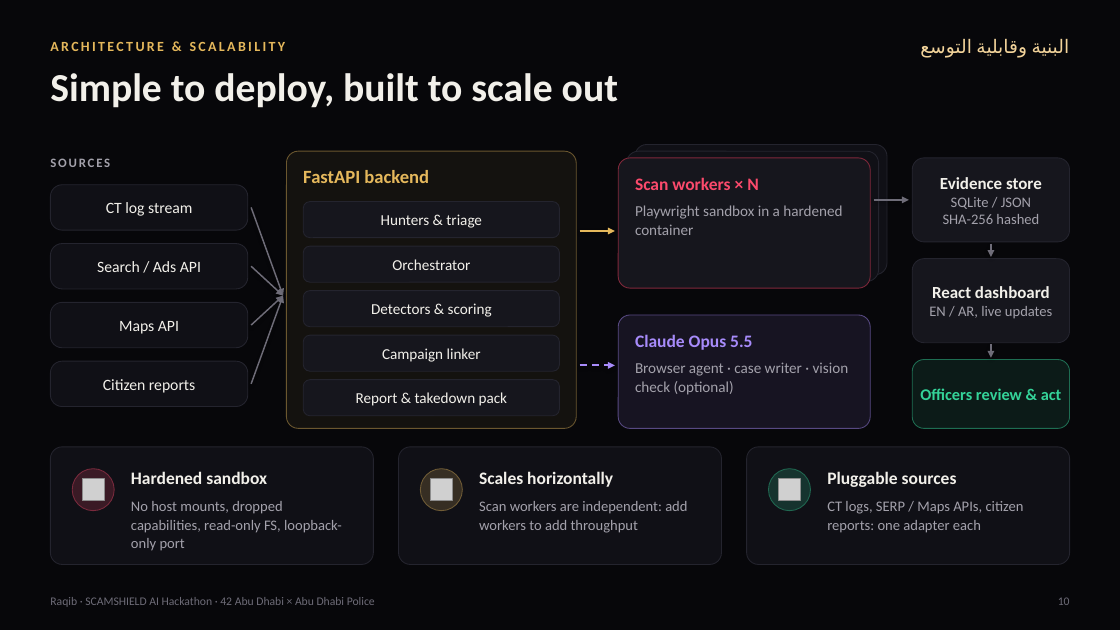
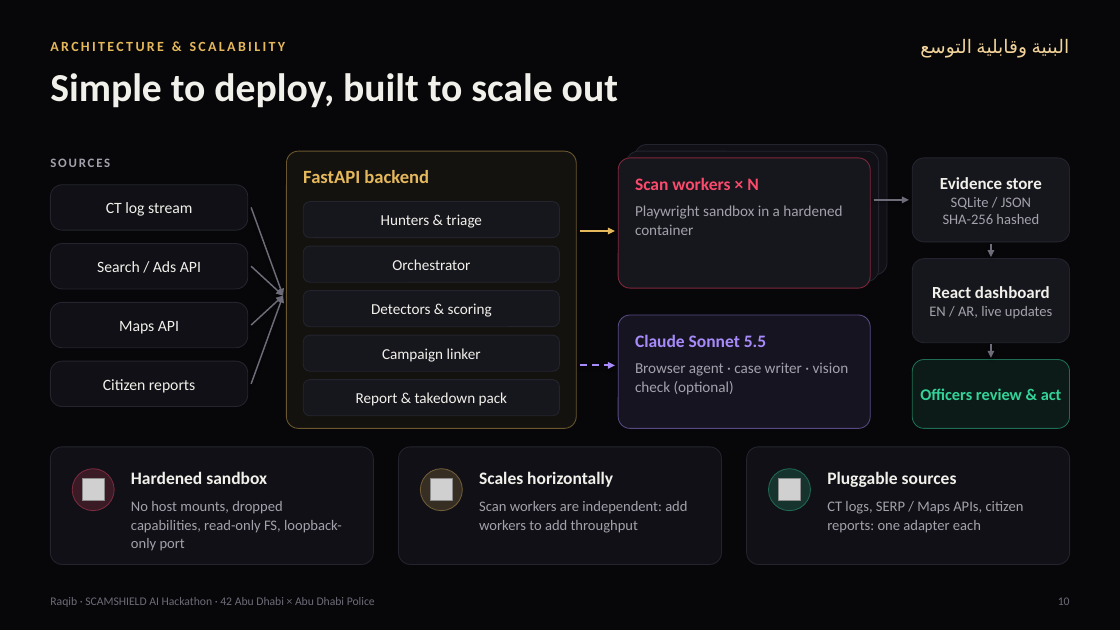
Before and after one commit to Mohammad-Umar7/raqib, a slide deck: slide 10 of docs/deck/Raqib-ScamShield-AI.pptx. Drawn at 1120x630 pixels with LibreOffice and Linux fonts; fonts in the diff are those of the drawing; grey boxes stand for pictures. Boxes give left, top, right and bottom in pixels: in the first picture for what was removed or moved away, otherwise in the second. Text is boxed around its words. In the diff, an @@ line names an element or a change of style, - is before the commit and + after.

```diff
--- a/docs/deck/Raqib-ScamShield-AI.pptx
+++ b/docs/deck/Raqib-ScamShield-AI.pptx
@@ text at (635, 334, 766, 347): text changed @@
-Claude Opus 5.5
+Claude Sonnet 5.5
```
Also in this commit, not shown: 1 other slide changed, 13 other files.
